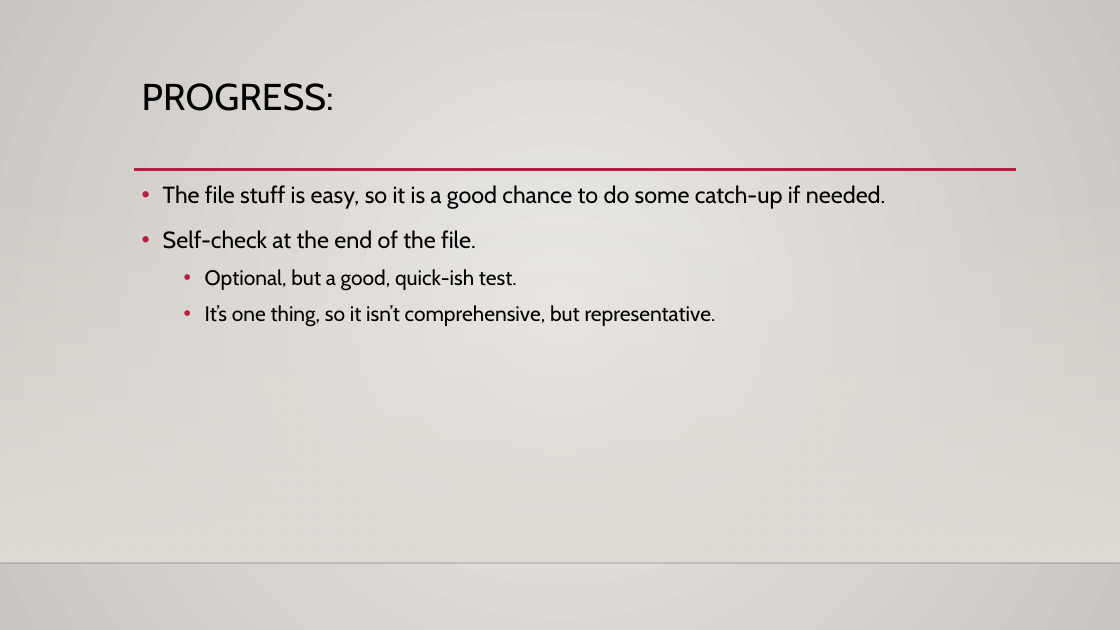
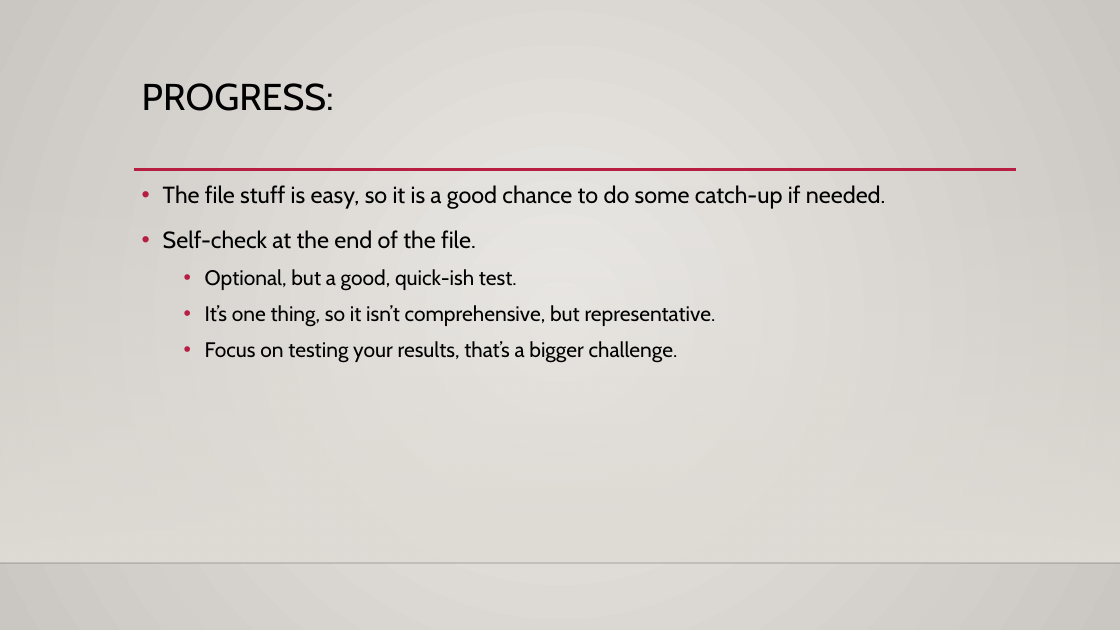
Before and after one commit to AkeemSemperDataScience/Programming_Basics_for_Machine_Learning_Students, a slide deck: slide 2 of reference_material/slides/005_file_access.pptx. Drawn at 1120x630 pixels with LibreOffice and Linux fonts; fonts in the diff are those of the drawing; background and template pictures are left out. Boxes give left, top, right and bottom in pixels: in the first picture for what was removed or moved away, otherwise in the second. Text is boxed around its words. In the diff, an @@ line names an element or a change of style, - is before the commit and + after.

```diff
--- a/reference_material/slides/005_file_access.pptx
+++ b/reference_material/slides/005_file_access.pptx
@@ text at (x1=205, y1=341, x2=678, y2=363): paragraph added @@
+  • Focus on testing your results, that’s a bigger challenge.
```
Also in this commit, not shown: 1 other file.
